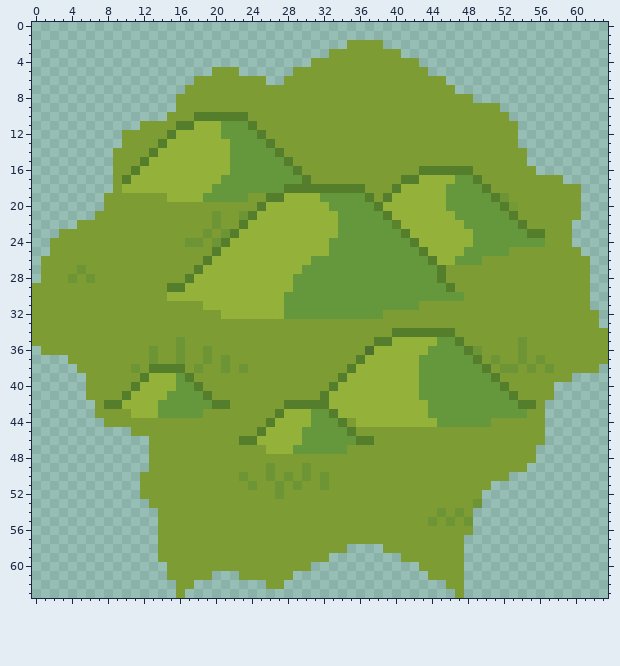
File history of a pixel-art sprite, Images/TileSets/Civ6 NLB/Tiles/Grassland+Hill2.png. The first picture shows the starting point.
The file is 64x64 pixels. Colours within 5 levels of each other are drawn and written as one.
Now the later version:
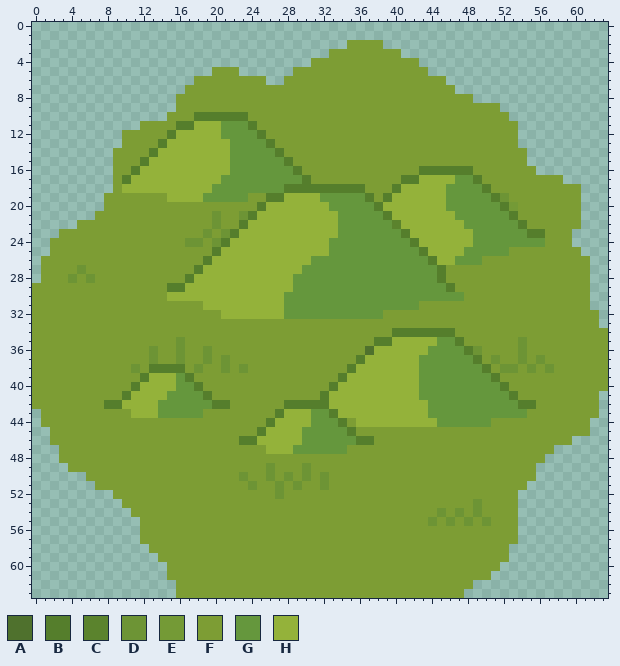
Palette (. is transparent): A #4f712d  B #557e2c  C #5b832d  D #6d9435  E #749a36  F #7d9d34  G #65973d  H #94b23a
Diff:
Colour D now appears in row 54 at x 49; in row 55 at x 50.
Colour F now appears in row 22 at x 60; in row 36 at x 0; in row 37 at x 0 to 3; in row 38 at x 0 to 4 and 63; in row 39 at x 0 to 5 and 60 to 63; in row 40 at x 0 to 5 and 58 to 63.
Colour F now appears in row 41 at x 0 to 5 and 58 to 62; in row 42 at x 0 to 6 and 57 to 62; in row 43 at x 1 to 6 and 57 to 62; in row 44 at x 1 to 7 and 57 to 61; in row 45 at x 2 to 10 and 57 to 61; in row 46 at x 2 to 12 and 57 to 59.
Colour F now appears in row 47 at x 3 to 12 and 56 to 57; in row 48 at x 3 to 12 and 56; in row 49 at x 4 to 12 and 55; in row 50 at x 6 to 11 and 53 to 55; in row 51 at x 7 to 11 and 51 to 54; in row 52 at x 9 to 11 and 50 to 53.
Colour F now appears in row 53 at x 10 to 12 and 50 to 53; in row 54 at x 11 to 13 and 50 to 53; in row 55 at x 12 to 13, 49 and 51 to 53; in row 56 at x 12 to 13 and 49 to 53; in row 57 at x 12 to 13 and 48 to 53; in row 58 at x 13, 35 to 38 and 48 to 52.
Colour F now appears in row 59 at x 33 to 40 and 48 to 52; in row 60 at x 31 to 42 and 48 to 51; in row 61 at x 20 to 22, 29 to 43 and 48 to 50; in row 62 at x 18 to 25, 28 to 45 and 48; in row 63 at x 17 to 46.
Where, in picture pixels (left, top, right, bottom), the same in both pictures:
added: (572, 220, 581, 229)
added: (32, 346, 158, 553)
added: (185, 364, 608, 598)
